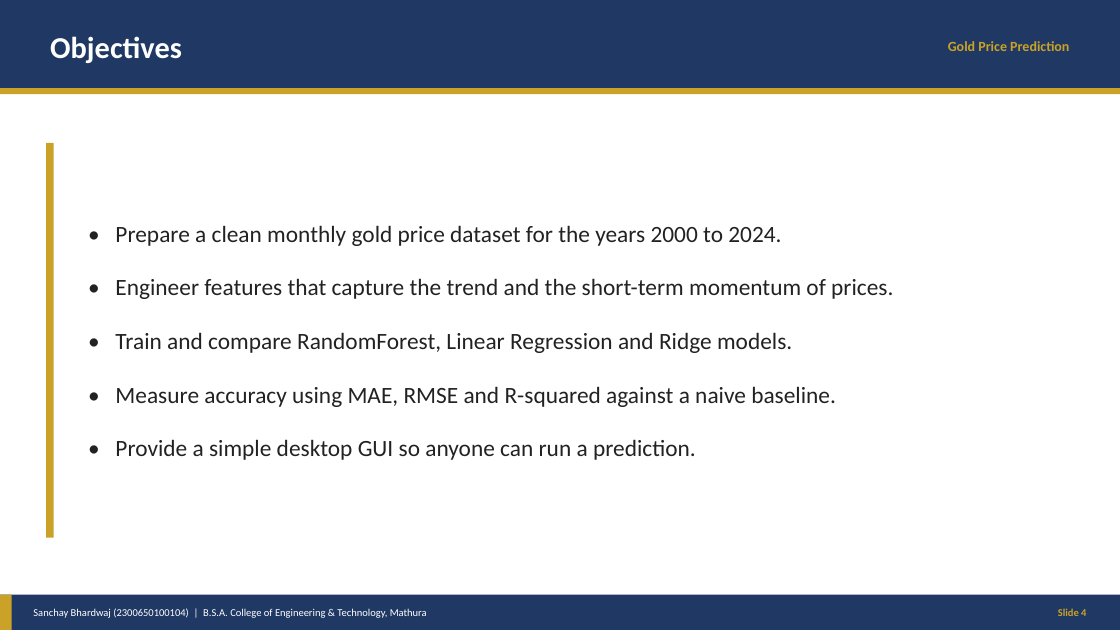
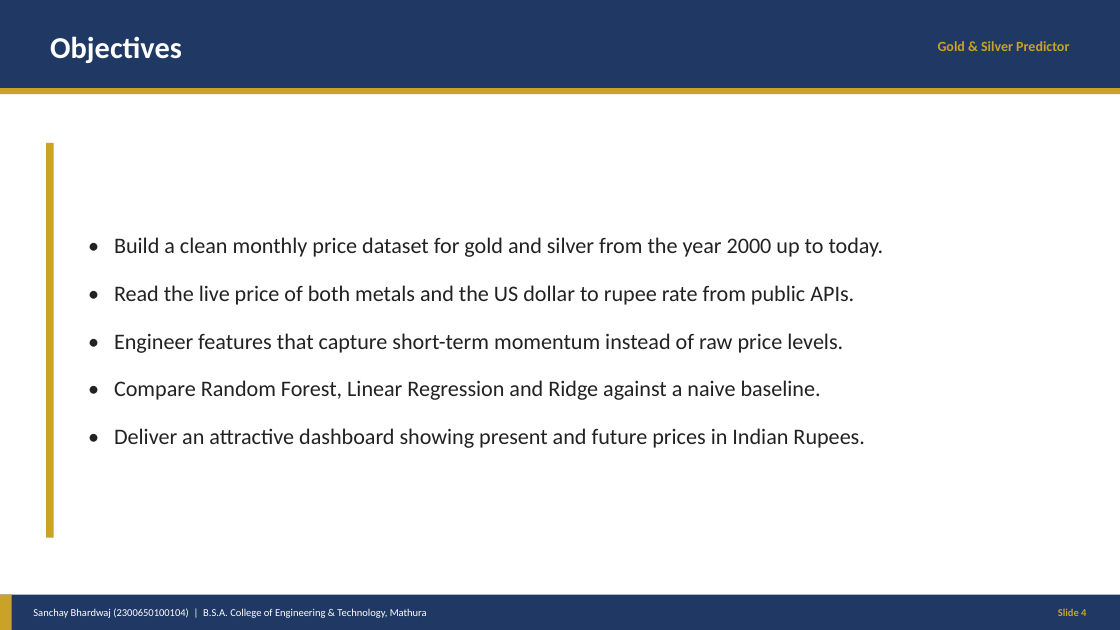
Before and after one commit to sanchaybhardwaj411-alt/gold-price-prediction, a slide deck: slide 4 of docs/Gold-Price-Prediction-Presentation.pptx. Drawn at 1120x630 pixels with LibreOffice and Linux fonts; fonts in the diff are those of the drawing. Boxes give left, top, right and bottom in pixels: in the first picture for what was removed or moved away, otherwise in the second. Text is boxed around its words. In the diff, an @@ line names an element or a change of style, - is before the commit and + after.

Commit message:
Replace the desktop GUI with a live gold + silver web dashboard
The Tkinter window was hard to read and only knew about gold. The new
dashboard fetches real prices from public APIs, converts them to rupees
per gram and per kg, and forecasts 12 months for both metals starting
from today's live price instead of the end of the training file.

```diff
--- a/docs/Gold-Price-Prediction-Presentation.pptx
+++ b/docs/Gold-Price-Prediction-Presentation.pptx
@@ text at (938,41,1069,51): text changed @@
-Gold Price Prediction
+Gold & Silver Predictor
@@ text at (114,237,884,448): text changed; size 20 to 19 pt @@
-• Prepare a clean monthly gold price dataset for the years 2000 to 2024.
-• Engineer features that capture the trend and the short-term momentum of prices.
-• Train and compare RandomForest, Linear Regression and Ridge models.
-• Measure accuracy using MAE, RMSE and R-squared against a naive baseline.
-• Provide a simple desktop GUI so anyone can run a prediction.
+• Build a clean monthly price dataset for gold and silver from the year 2000 up to today.
+• Read the live price of both metals and the US dollar to rupee rate from public APIs.
+• Engineer features that capture short-term momentum instead of raw price levels.
+• Compare Random Forest, Linear Regression and Ridge against a naive baseline.
+• Deliver an attractive dashboard showing present and future prices in Indian Rupees.
```
Also in this commit, not shown: 11 other slides changed, 2 slides added, 21 other files.
